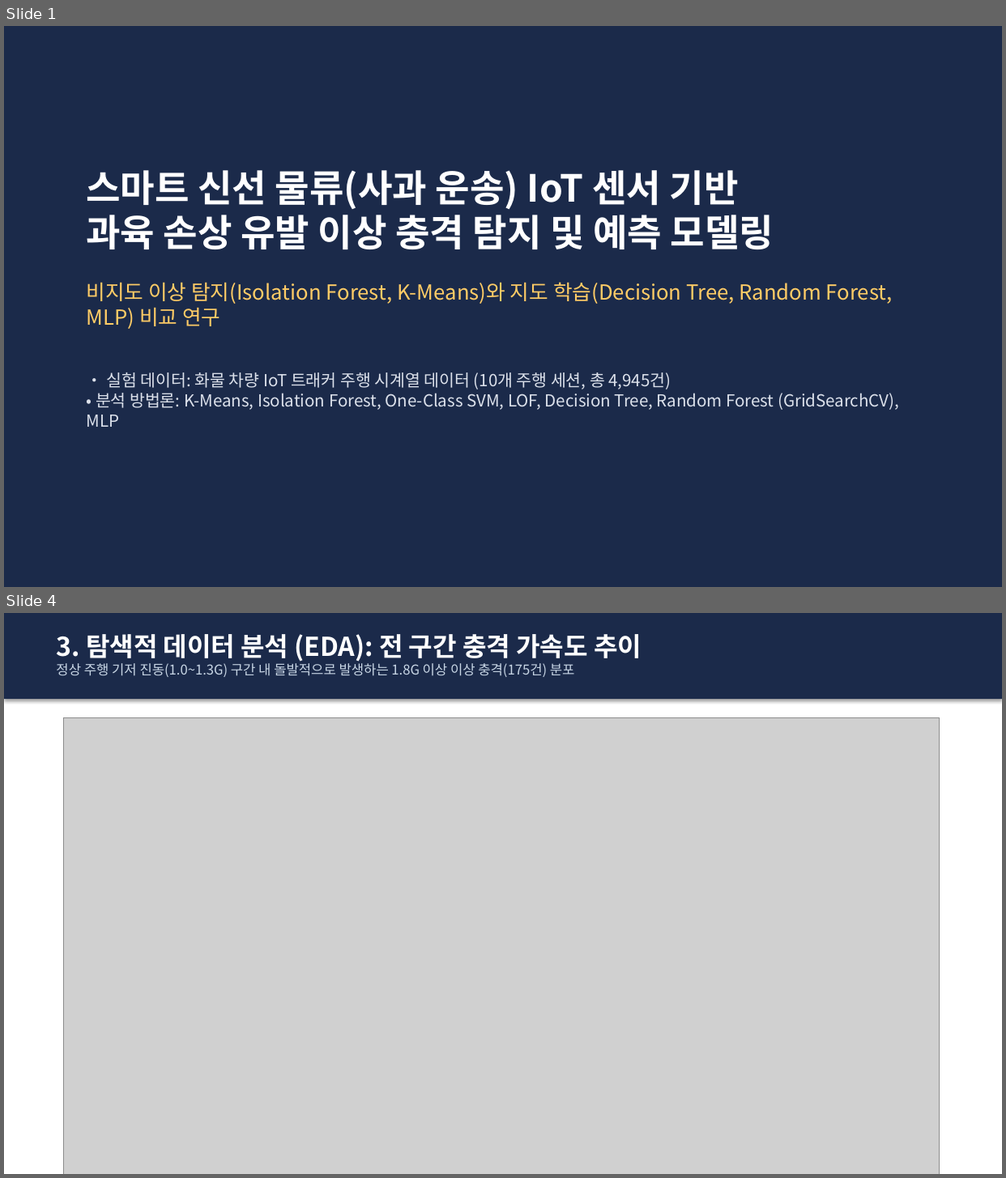
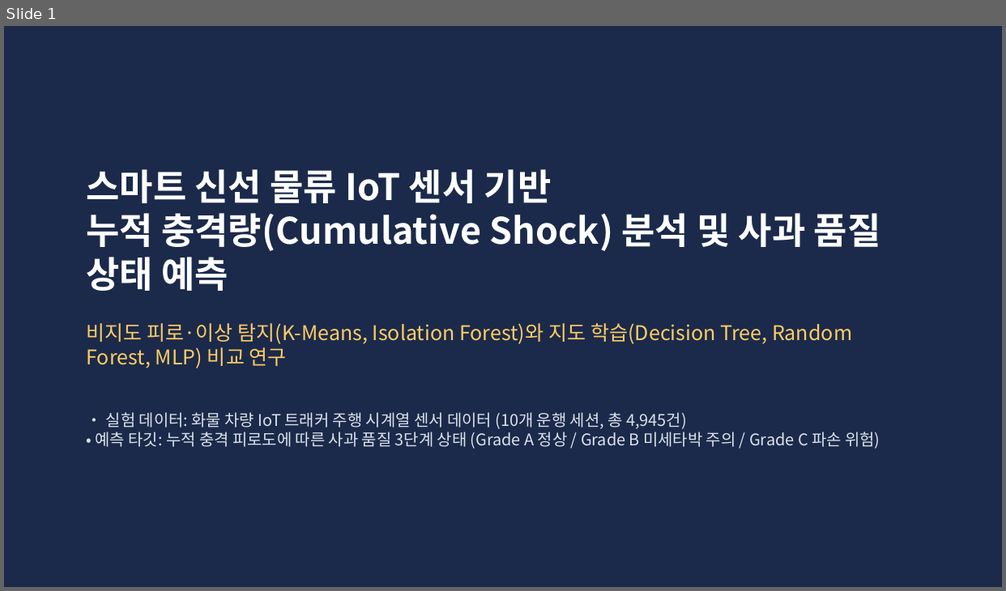
Before and after one commit to sungmin9910/prediction, a slide deck: 사과_운송_이상충격_예측_발표자료.pptx. Shown one above the other, each under a label of ours: slides 1 and 4 before the commit, slide 1 after it; the slides between them are not shown. The pictures are 1006x1178 and 1006x591 pixels, drawn with LibreOffice and Linux fonts; fonts in the diff are those of the drawing; grey boxes stand for pictures. Boxes give left, top, right and bottom in pixels: in the first picture for what was removed or moved away, otherwise in the second. Text is boxed around its words. In the diff, an @@ line names an element or a change of style, - is before the commit and + after.

Commit message:
feat: Update project to Cumulative Shock based Apple Quality State (Grade A/B/C) prediction

```diff
--- a/사과_운송_이상충격_예측_발표자료.pptx
+++ b/사과_운송_이상충격_예측_발표자료.pptx
@@ slide 4 removed at (4,613,1002,1174), background #FFFFFF @@
@@ rectangle removed at (4,613,1002,699) @@
@@ text removed at (56,634,641,677) @@
-3. 탐색적 데이터 분석 (EDA): 전 구간 충격 가속도 추이
-정상 주행 기저 진동(1.0~1.3G) 구간 내 돌발적으로 발생하는 1.8G 이상 이상 충격(175건) 분포
@@ picture removed at (64,717,940,1174) @@
@@ slide 1 changed as well @@
@@ text at (86,169,881,449): text changed; size 16 to 15.5 pt @@
-스마트 신선 물류(사과 운송) IoT 센서 기반
-과육 손상 유발 이상 충격 탐지 및 예측 모델링
-비지도 이상 탐지(Isolation Forest, K-Means)와 지도 학습(Decision Tree, Random Forest, MLP) 비교 연구
-• 실험 데이터: 화물 차량 IoT 트래커 주행 시계열 데이터 (10개 주행 세션, 총 4,945건)
-• 분석 방법론: K-Means, Isolation Forest, One-Class SVM, LOF, Decision Tree, Random Forest (GridSearchCV), MLP
+스마트 신선 물류 IoT 센서 기반
+누적 충격량(Cumulative Shock) 분석 및 사과 품질 상태 예측
+비지도 피로·이상 탐지(K-Means, Isolation Forest)와 지도 학습(Decision Tree, Random Forest, MLP) 비교 연구
+• 실험 데이터: 화물 차량 IoT 트래커 주행 시계열 센서 데이터 (10개 운행 세션, 총 4,945건)
+• 예측 타깃: 누적 충격 피로도에 따른 사과 품질 3단계 상태 (Grade A 정상 / Grade B 미세타박 주의 / Grade C 파손 위험)
```
Also in this commit, not shown: 8 other slides changed, 1 slide added, 9 other files.
